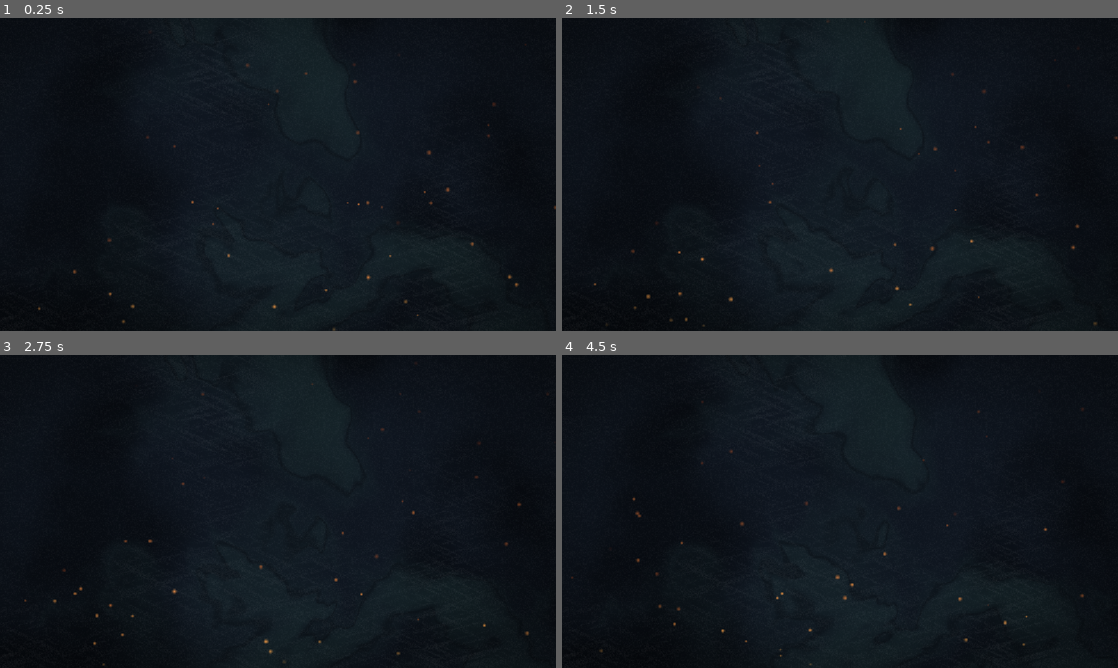
Above: before the commit, frames 1-4 (two rows, left to right).
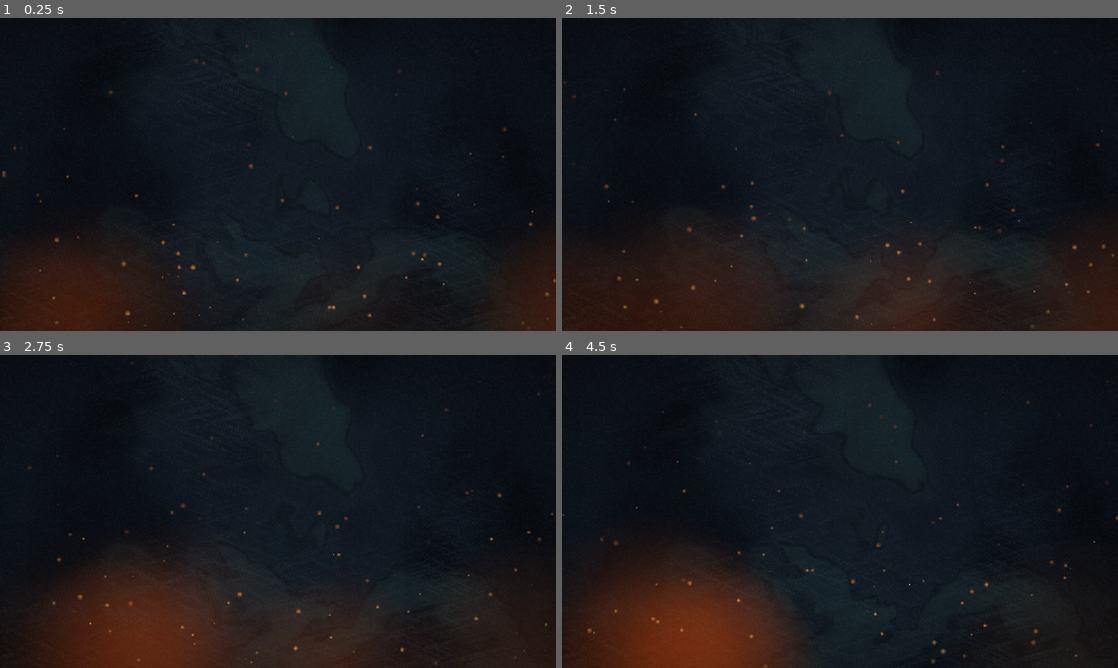
Above: after the commit, the same moments.

Repository: BazeOnigiri/deckbuilder-cultivation
Game: Godot game, scene res://ui/ambiances/meteo/escarbilles.tscn
Same seed, same stepped clock (60 frames per second), same inputs: the game is played once before the commit and once after it. This scene is started directly instead of the project's main scene.
Inputs (mouse positions are in pixels of both pictures, inside the frame that each line leads up to):
- Up to frame 1 (0.25 s): no input
- Up to frame 2 (1.5 s): tap Enter at 0.5 s; move the mouse to (962, 158) at 0.52 s; hold Shift 0.53-1.25 s; click (962, 158) at 0.67 s; drag from (728, 190) to (812, 237) at 1.27 s
- Up to frame 3 (2.75 s): move the mouse to (333, 442) at 2.02 s; tap Ctrl at 2.1 s; click (333, 442) at 2.17 s
- Up to frame 4 (4.5 s): drag from (812, 574) to (673, 464) at 2.77 s; move the mouse to (1006, 558) at 3.52 s; tap Alt at 3.6 s; click (1006, 558) at 3.67 s; drag from (673, 464) to (756, 433) at 4.27 s

The runs differ from the first frame. In frame 1, 9.4% of the frame differs, in the area x 0-100%, y 4-100%; in frame 2, 16%; in frame 3, 17%, in the area x 4-100%, y 2-100%; in frame 4, 13%.

Commit message:
feat(ambiances): tribulations bien plus distinctes
Forme du lavis et couleur du bord d'ecran par ambiance, meteos a plusieurs
couches : brasier et etincelles, rafales et debris, ombres et brume pourpre.

Co-Authored-By: Claude Opus 5.5 <noreply@anthropic.com>

Diff:
--- a/ui/ambiances/ambiance_theme.gd
+++ b/ui/ambiances/ambiance_theme.gd
@@ -8,7 +8,13 @@
 @export var deep_color: Color
 @export var ink_color: Color
 @export var speed: float = 0.02
+## Forme du lavis : taille des volutes (plus grand = plus petites), deformation, force de l'encre.
+@export var scale: float = 2.5
+@export var warp: float = 1.5
+@export var strength: float = 0.7
 @export var vignette: float = 0.45
+## Couleur du bord de l'ecran (noir = papier ordinaire).
+@export var vignette_color: Color = Color.BLACK
 ## Amplitude de la vignette qui respire (0 = fixe). Coupee par « Reduire les animations ».
 @export var vignette_breath: float = 0.0
 @export var breath_speed: float = 1.0
--- a/ui/ambiances/meteo/escarbilles.tscn
+++ b/ui/ambiances/meteo/escarbilles.tscn
@@ -11,25 +11,77 @@
 fill_from = Vector2(0.5, 0.5)
 fill_to = Vector2(1, 0.5)
 
+[sub_resource type="GradientTexture2D" id="lueur"]
+gradient = SubResource("fondu")
+width = 128
+height = 128
+fill = 1
+fill_from = Vector2(0.5, 0.5)
+fill_to = Vector2(1, 0.5)
+
 [sub_resource type="Gradient" id="vie"]
 offsets = PackedFloat32Array(0, 0.15, 1)
 colors = PackedColorArray(1, 0.75, 0.35, 0, 1, 0.65, 0.3, 1, 0.9, 0.25, 0.1, 0)
 
-[node name="Escarbilles" type="CPUParticles2D"]
+[sub_resource type="Gradient" id="vie_lueur"]
+offsets = PackedFloat32Array(0, 0.5, 1)
+colors = PackedColorArray(1, 0.35, 0.08, 0, 1, 0.35, 0.08, 0.28, 1, 0.35, 0.08, 0)
+
+[sub_resource type="Gradient" id="vie_etincelle"]
+offsets = PackedFloat32Array(0, 0.1, 1)
+colors = PackedColorArray(1, 0.9, 0.6, 0, 1, 0.85, 0.5, 1, 1, 0.5, 0.2, 0)
+
+[node name="Escarbilles" type="Node2D"]
+
+[node name="Brasier" type="CPUParticles2D" parent="."]
+position = Vector2(576, 700)
+amount = 10
+lifetime = 3.0
+preprocess = 3.0
+texture = SubResource("lueur")
+emission_shape = 3
+emission_rect_extents = Vector2(700, 20)
+direction = Vector2(0, -1)
+spread = 10.0
+gravity = Vector2(0, 0)
+initial_velocity_min = 10.0
+initial_velocity_max = 30.0
+scale_amount_min = 3.0
+scale_amount_max = 5.0
+color_ramp = SubResource("vie_lueur")
+
+[node name="Braises" type="CPUParticles2D" parent="."]
 position = Vector2(576, 670)
-amount = 70
-lifetime = 8.0
-preprocess = 8.0
+amount = 110
+lifetime = 7.0
+preprocess = 7.0
 texture = SubResource("tache")
 emission_shape = 3
 emission_rect_extents = Vector2(760, 10)
 direction = Vector2(0, -1)
 spread = 15.0
-gravity = Vector2(0, -6)
-initial_velocity_min = 40.0
-initial_velocity_max = 90.0
-tangential_accel_min = -12.0
-tangential_accel_max = 12.0
+gravity = Vector2(0, -8)
+initial_velocity_min = 50.0
+initial_velocity_max = 110.0
+tangential_accel_min = -15.0
+tangential_accel_max = 15.0
 scale_amount_min = 0.35
-scale_amount_max = 0.8
+scale_amount_max = 0.9
 color_ramp = SubResource("vie")
+
+[node name="Etincelles" type="CPUParticles2D" parent="."]
+position = Vector2(576, 670)
+amount = 25
+lifetime = 1.6
+preprocess = 1.6
+texture = SubResource("tache")
+emission_shape = 3
+emission_rect_extents = Vector2(760, 10)
+direction = Vector2(0, -1)
+spread = 25.0
+gravity = Vector2(0, 60)
+initial_velocity_min = 250.0
+initial_velocity_max = 420.0
+scale_amount_min = 0.15
+scale_amount_max = 0.3
+color_ramp = SubResource("vie_etincelle")
--- a/ui/ambiances/meteo/poussiere.tscn
+++ b/ui/ambiances/meteo/poussiere.tscn
@@ -1,4 +1,23 @@
 [gd_scene format=3]
+
+[sub_resource type="Gradient" id="fondu"]
+colors = PackedColorArray(1, 1, 1, 1, 1, 1, 1, 0)
+
+[sub_resource type="GradientTexture2D" id="nuage"]
+gradient = SubResource("fondu")
+width = 128
+height = 128
+fill = 1
+fill_from = Vector2(0.5, 0.5)
+fill_to = Vector2(1, 0.5)
+
+[sub_resource type="GradientTexture2D" id="debris"]
+gradient = SubResource("fondu")
+width = 12
+height = 12
+fill = 1
+fill_from = Vector2(0.5, 0.5)
+fill_to = Vector2(1, 0.5)
 
 [sub_resource type="Gradient" id="trainee"]
 offsets = PackedFloat32Array(0, 0.75, 1)
@@ -6,26 +25,74 @@
 
 [sub_resource type="GradientTexture2D" id="trait"]
 gradient = SubResource("trainee")
-width = 96
+width = 128
 height = 2
 
 [sub_resource type="Gradient" id="vie"]
 offsets = PackedFloat32Array(0, 0.2, 0.8, 1)
-colors = PackedColorArray(0.7, 0.65, 0.8, 0, 0.7, 0.65, 0.8, 0.3, 0.7, 0.65, 0.8, 0.3, 0.7, 0.65, 0.8, 0)
+colors = PackedColorArray(0.75, 0.7, 0.85, 0, 0.75, 0.7, 0.85, 0.35, 0.75, 0.7, 0.85, 0.35, 0.75, 0.7, 0.85, 0)
 
-[node name="Poussiere" type="CPUParticles2D"]
-position = Vector2(-120, 324)
-amount = 36
-lifetime = 3.0
-preprocess = 3.0
+[sub_resource type="Gradient" id="vie_nuage"]
+offsets = PackedFloat32Array(0, 0.3, 0.7, 1)
+colors = PackedColorArray(0, 0, 0.02, 0, 0, 0, 0.02, 0.45, 0, 0, 0.02, 0.45, 0, 0, 0.02, 0)
+
+[sub_resource type="Gradient" id="vie_debris"]
+offsets = PackedFloat32Array(0, 0.1, 0.9, 1)
+colors = PackedColorArray(0.55, 0.5, 0.6, 0, 0.55, 0.5, 0.6, 0.9, 0.55, 0.5, 0.6, 0.9, 0.55, 0.5, 0.6, 0)
+
+[node name="Poussiere" type="Node2D"]
+
+[node name="Rafales" type="CPUParticles2D" parent="."]
+position = Vector2(-300, 324)
+amount = 7
+lifetime = 4.0
+preprocess = 4.0
+texture = SubResource("nuage")
+emission_shape = 3
+emission_rect_extents = Vector2(10, 340)
+direction = Vector2(1, 0)
+spread = 4.0
+gravity = Vector2(0, 0)
+initial_velocity_min = 450.0
+initial_velocity_max = 650.0
+scale_amount_min = 3.0
+scale_amount_max = 5.0
+color_ramp = SubResource("vie_nuage")
+
+[node name="Trainees" type="CPUParticles2D" parent="."]
+position = Vector2(-150, 324)
+amount = 80
+lifetime = 2.4
+preprocess = 2.4
 texture = SubResource("trait")
 emission_shape = 3
 emission_rect_extents = Vector2(10, 360)
 direction = Vector2(1, 0.04)
 spread = 2.0
 gravity = Vector2(0, 0)
-initial_velocity_min = 380.0
-initial_velocity_max = 620.0
+initial_velocity_min = 500.0
+initial_velocity_max = 850.0
 scale_amount_min = 0.6
-scale_amount_max = 1.4
+scale_amount_max = 1.6
 color_ramp = SubResource("vie")
+
+[node name="Debris" type="CPUParticles2D" parent="."]
+position = Vector2(-40, 324)
+amount = 40
+lifetime = 3.5
+preprocess = 3.5
+texture = SubResource("debris")
+emission_shape = 3
+emission_rect_extents = Vector2(10, 360)
+direction = Vector2(1, -0.1)
+spread = 20.0
+gravity = Vector2(0, 25)
+initial_velocity_min = 300.0
+initial_velocity_max = 500.0
+tangential_accel_min = -60.0
+tangential_accel_max = 60.0
+angular_velocity_min = -300.0
+angular_velocity_max = 300.0
+scale_amount_min = 0.3
+scale_amount_max = 0.7
+color_ramp = SubResource("vie_debris")
--- a/ui/ambiances/meteo/volutes.tscn
+++ b/ui/ambiances/meteo/volutes.tscn
@@ -11,24 +11,77 @@
 fill_from = Vector2(0.5, 0.5)
 fill_to = Vector2(1, 0.5)
 
+[sub_resource type="GradientTexture2D" id="braise"]
+gradient = SubResource("fondu")
+width = 16
+height = 16
+fill = 1
+fill_from = Vector2(0.5, 0.5)
+fill_to = Vector2(1, 0.5)
+
 [sub_resource type="Gradient" id="vie"]
 offsets = PackedFloat32Array(0, 0.5, 1)
-colors = PackedColorArray(0.25, 0.05, 0.3, 0, 0.25, 0.05, 0.3, 0.35, 0.25, 0.05, 0.3, 0)
+colors = PackedColorArray(0.12, 0.0, 0.15, 0, 0.12, 0.0, 0.15, 0.55, 0.12, 0.0, 0.15, 0)
 
-[node name="Volutes" type="CPUParticles2D"]
+[sub_resource type="Gradient" id="vie_brume"]
+offsets = PackedFloat32Array(0, 0.5, 1)
+colors = PackedColorArray(0.5, 0.1, 0.45, 0, 0.5, 0.1, 0.45, 0.22, 0.5, 0.1, 0.45, 0)
+
+[sub_resource type="Gradient" id="vie_braise"]
+offsets = PackedFloat32Array(0, 0.2, 0.8, 1)
+colors = PackedColorArray(0.9, 0.1, 0.25, 0, 0.9, 0.1, 0.25, 0.9, 0.9, 0.1, 0.25, 0.9, 0.9, 0.1, 0.25, 0)
+
+[node name="Volutes" type="Node2D"]
+
+[node name="Ombres" type="CPUParticles2D" parent="."]
 position = Vector2(576, 324)
-amount = 8
-lifetime = 14.0
-preprocess = 14.0
+amount = 14
+lifetime = 12.0
+preprocess = 12.0
 texture = SubResource("tache")
 emission_shape = 3
 emission_rect_extents = Vector2(680, 360)
 spread = 180.0
-gravity = Vector2(0, -3)
+gravity = Vector2(0, -4)
+initial_velocity_min = 8.0
+initial_velocity_max = 20.0
+angular_velocity_min = -8.0
+angular_velocity_max = 8.0
+scale_amount_min = 3.0
+scale_amount_max = 6.0
+color_ramp = SubResource("vie")
+
+[node name="Brume" type="CPUParticles2D" parent="."]
+position = Vector2(576, 324)
+amount = 8
+lifetime = 9.0
+preprocess = 9.0
+texture = SubResource("tache")
+emission_shape = 3
+emission_rect_extents = Vector2(680, 360)
+spread = 180.0
+gravity = Vector2(0, 0)
 initial_velocity_min = 5.0
 initial_velocity_max = 15.0
-angular_velocity_min = -6.0
-angular_velocity_max = 6.0
-scale_amount_min = 2.5
-scale_amount_max = 4.5
-color_ramp = SubResource("vie")
+scale_amount_min = 2.0
+scale_amount_max = 4.0
+color_ramp = SubResource("vie_brume")
+
+[node name="Braises" type="CPUParticles2D" parent="."]
+position = Vector2(576, -20)
+amount = 30
+lifetime = 10.0
+preprocess = 10.0
+texture = SubResource("braise")
+emission_shape = 3
+emission_rect_extents = Vector2(700, 10)
+direction = Vector2(0, 1)
+spread = 20.0
+gravity = Vector2(0, 4)
+initial_velocity_min = 25.0
+initial_velocity_max = 55.0
+tangential_accel_min = -10.0
+tangential_accel_max = 10.0
+scale_amount_min = 0.25
+scale_amount_max = 0.6
+color_ramp = SubResource("vie_braise")
--- a/ui/ambiances/tribulation_demon.tres
+++ b/ui/ambiances/tribulation_demon.tres
@@ -6,11 +6,15 @@
 [resource]
 script = ExtResource("1")
 id = &"tribulation_demon"
-base_color = Color(0.08, 0.04, 0.1, 1)
-deep_color = Color(0.04, 0.02, 0.05, 1)
-ink_color = Color(0.17, 0.065, 0.19, 1)
-speed = 0.025
-vignette = 0.55
-vignette_breath = 0.12
-breath_speed = 0.8
+base_color = Color(0.1, 0.03, 0.12, 1)
+deep_color = Color(0.045, 0.01, 0.06, 1)
+ink_color = Color(0.2, 0.04, 0.16, 1)
+speed = 0.03
+scale = 1.1
+warp = 1.0
+strength = 0.95
+vignette = 0.7
+vignette_color = Color(0.22, 0.0, 0.12, 1)
+vignette_breath = 0.2
+breath_speed = 1.3
 weather = ExtResource("2")
--- a/ui/ambiances/tribulation_flammes.tres
+++ b/ui/ambiances/tribulation_flammes.tres
@@ -6,9 +6,15 @@
 [resource]
 script = ExtResource("1")
 id = &"tribulation_flammes"
-base_color = Color(0.1, 0.05, 0.04, 1)
-deep_color = Color(0.05, 0.02, 0.02, 1)
-ink_color = Color(0.19, 0.075, 0.05, 1)
-speed = 0.035
-vignette = 0.5
+base_color = Color(0.15, 0.045, 0.03, 1)
+deep_color = Color(0.07, 0.015, 0.01, 1)
+ink_color = Color(0.25, 0.075, 0.03, 1)
+speed = 0.05
+scale = 1.7
+warp = 2.6
+strength = 0.85
+vignette = 0.6
+vignette_color = Color(0.4, 0.07, 0.02, 1)
+vignette_breath = 0.05
+breath_speed = 2.6
 weather = ExtResource("2")
--- a/ui/ambiances/tribulation_vent_noir.tres
+++ b/ui/ambiances/tribulation_vent_noir.tres
@@ -6,9 +6,13 @@
 [resource]
 script = ExtResource("1")
 id = &"tribulation_vent_noir"
-base_color = Color(0.07, 0.07, 0.09, 1)
-deep_color = Color(0.03, 0.03, 0.04, 1)
-ink_color = Color(0.15, 0.13, 0.19, 1)
-speed = 0.07
-vignette = 0.5
+base_color = Color(0.085, 0.085, 0.1, 1)
+deep_color = Color(0.025, 0.025, 0.035, 1)
+ink_color = Color(0.17, 0.16, 0.2, 1)
+speed = 0.14
+scale = 3.6
+warp = 3.2
+strength = 0.9
+vignette = 0.55
+vignette_color = Color(0.06, 0.06, 0.09, 1)
 weather = ExtResource("2")
--- a/ui/theme/ambiance.gd
+++ b/ui/theme/ambiance.gd
@@ -55,8 +55,9 @@
 		_lavis.set_shader_parameter(parameter, ambiance.get(parameter))
 	_lavis.set_shader_parameter(&"blend", 0.0 if time > 0.0 else 1.0)
 	var targets := {
-		_lavis: {&"speed": ambiance.speed, &"blend": 1.0},
-		_papier: {&"vignette": ambiance.vignette},
+		_lavis: {&"speed": ambiance.speed, &"scale": ambiance.scale, &"warp": ambiance.warp,
+			&"strength": ambiance.strength, &"blend": 1.0},
+		_papier: {&"vignette": ambiance.vignette, &"vignette_color": ambiance.vignette_color},
 	}
 	if time > 0.0:
 		_fade = create_tween().set_parallel()
--- a/ui/theme/papier.gdshader
+++ b/ui/theme/papier.gdshader
@@ -9,6 +9,8 @@
 // Nombre de fibres sur la hauteur de l'ecran.
 uniform float fiber_scale = 6.0;
 uniform float vignette : hint_range(0.0, 1.0) = 0.45;
+// Teinte du bord (posee par l'autoload Ambiance) : braise, pourpre...
+uniform vec4 vignette_color : source_color = vec4(0.0, 0.0, 0.0, 1.0);
 
 void fragment() {
 	// Grain au pixel physique, net quelle que soit la resolution.
@@ -21,7 +23,7 @@
 	float paper = g + (strands - 0.5) * noise(p * 0.7) * 2.0 * fibers;
 	float shade = smoothstep(0.4, 1.0, length(SCREEN_UV - 0.5) * 1.4) * vignette;
 	float light = max(paper, 0.0);
-	float dark = max(-paper, 0.0) + shade;
-	float alpha = clamp(light + dark, 0.0, 1.0);
-	COLOR = vec4(vec3(light / max(alpha, 0.0001)), alpha);
+	float dark = max(-paper, 0.0);
+	float alpha = clamp(light + dark + shade, 0.0, 1.0);
+	COLOR = vec4((vec3(light) + vignette_color.rgb * shade) / max(alpha, 0.0001), alpha);
 }
--- a/ui/theme/papier.tres
+++ b/ui/theme/papier.tres
@@ -8,3 +8,4 @@
 shader_parameter/fibers = 0.04
 shader_parameter/fiber_scale = 6.0
 shader_parameter/vignette = 0.45
+shader_parameter/vignette_color = Color(0, 0, 0, 1)
Not shown, changed: CHANGELOG.md
